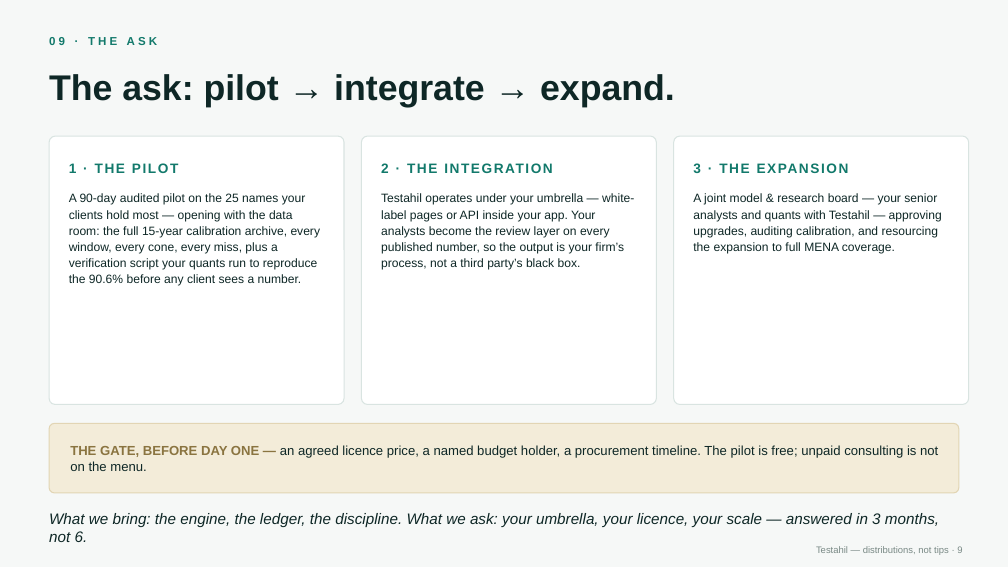
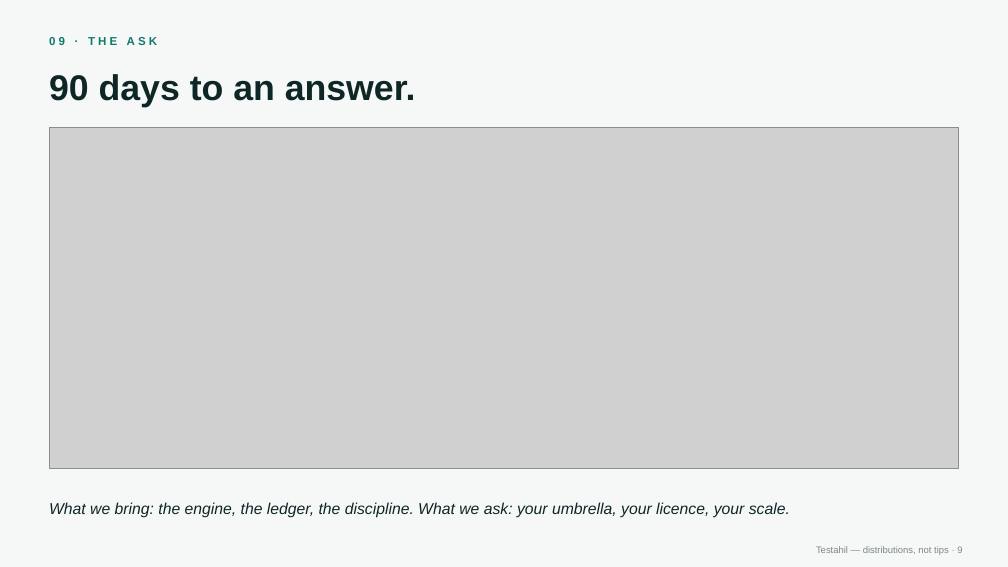
Before and after one commit to sherifomarsaleh/testahil, a slide deck: slide 9 of docs/partnership/Testahil_partnership_18_August_2026.pptx. Drawn at 1008x567 pixels with LibreOffice and Linux fonts; fonts in the diff are those of the drawing; grey boxes stand for pictures. Boxes give left, top, right and bottom in pixels: in the first picture for what was removed or moved away, otherwise in the second. Text is boxed around its words. In the diff, an @@ line names an element or a change of style, - is before the commit and + after.

```diff
--- a/docs/partnership/Testahil_partnership_18_August_2026.pptx
+++ b/docs/partnership/Testahil_partnership_18_August_2026.pptx
@@ text at box(49, 74, 416, 107): text changed @@
-The ask: pilot → integrate → expand.
+90 days to an answer.
@@ rounded rectangle removed at box(49, 136, 344, 405) @@
@@ picture added at box(49, 127, 959, 468) @@
@@ rounded rectangle removed at box(361, 136, 656, 405) @@
@@ rounded rectangle removed at box(674, 136, 969, 405) @@
@@ text removed at box(69, 163, 178, 173) @@
-1 · THE PILOT
@@ text removed at box(381, 163, 389, 173) @@
-2 · THE INTEGRATION
@@ text removed at box(693, 163, 701, 173) @@
-3 · THE EXPANSION
@@ text removed at box(69, 193, 321, 286) @@
-A 90-day audited pilot on the 25 names your clients hold most — opening with the data room: the full 15-year calibration archive, every window, every cone, every miss, plus a verification script your quants run to reproduce the 90.6% before any client sees a number.
@@ text removed at box(381, 193, 634, 270) @@
-Testahil operates under your umbrella — white-label pages or API inside your app. Your analysts become the review layer on every published number, so the output is your firm’s process, not a third party’s black box.
@@ text removed at box(693, 193, 942, 254) @@
-A joint model & research board — your senior analysts and quants with Testahil — approving upgrades, auditing calibration, and resourcing the expansion to full MENA coverage.
@@ rounded rectangle removed at box(49, 423, 959, 493) @@
@@ text removed at box(70, 445, 938, 471) @@
-THE GATE, BEFORE DAY ONE — an agreed licence price, a named budget holder, a procurement timeline. The pilot is free; unpaid consulting is not on the menu.
@@ text at box(49, 502, 790, 518): text changed; size 14.5 to 15 pt @@
-What we bring: the engine, the ledger, the discipline. What we ask: your umbrella, your licence, your scale — answered in 3 months, not 6.
+What we bring: the engine, the ledger, the discipline. What we ask: your umbrella, your licence, your scale.
```
Also in this commit, not shown: 5 other slides changed.
